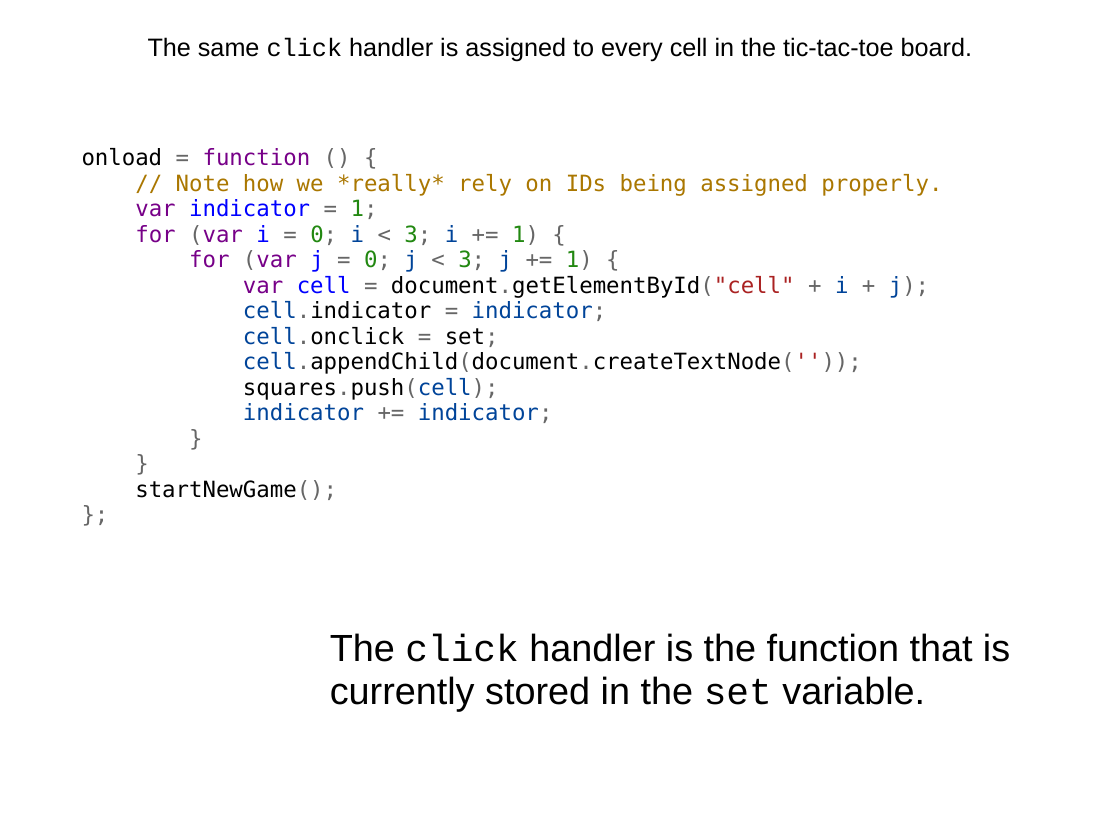
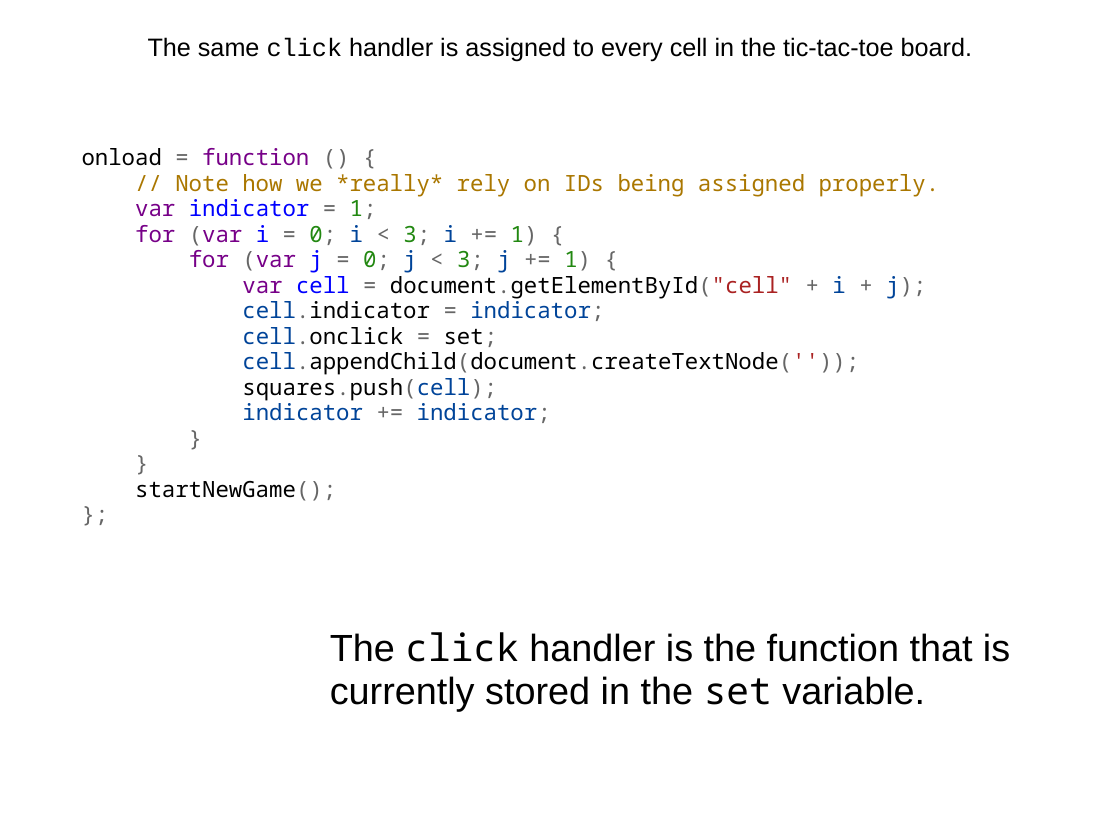
Before and after one commit to dondi/javascript-book, a slide deck: slide 54 of presentations/Chapter_6_Presentation.ppt. Drawn at 1120x840 pixels with LibreOffice and Linux fonts; fonts in the diff are those of the drawing; background and template pictures are left out. Boxes give left, top, right and bottom in pixels: in the first picture for what was removed or moved away, otherwise in the second. Text is boxed around its words. In the diff, an @@ line names an element or a change of style, - is before the commit and + after.

```diff
--- a/presentations/Chapter_6_Presentation.ppt
+++ b/presentations/Chapter_6_Presentation.ppt
@@ text "onload = function () { ..." at [82, 148, 940, 501]: font DejaVu Sans Mono to Noto Sans Mono @@
@@ text "The click handler is the ..." at [330, 632, 1010, 711]: font Courier New to Noto Sans Mono in "click set" @@
```
Also in this commit, not shown: 16 other slides changed.
